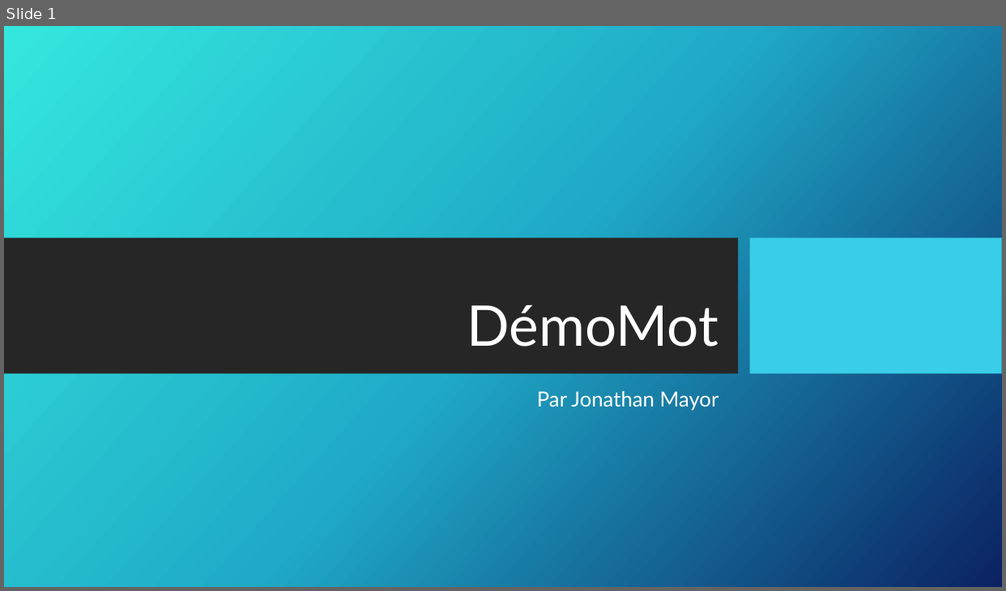
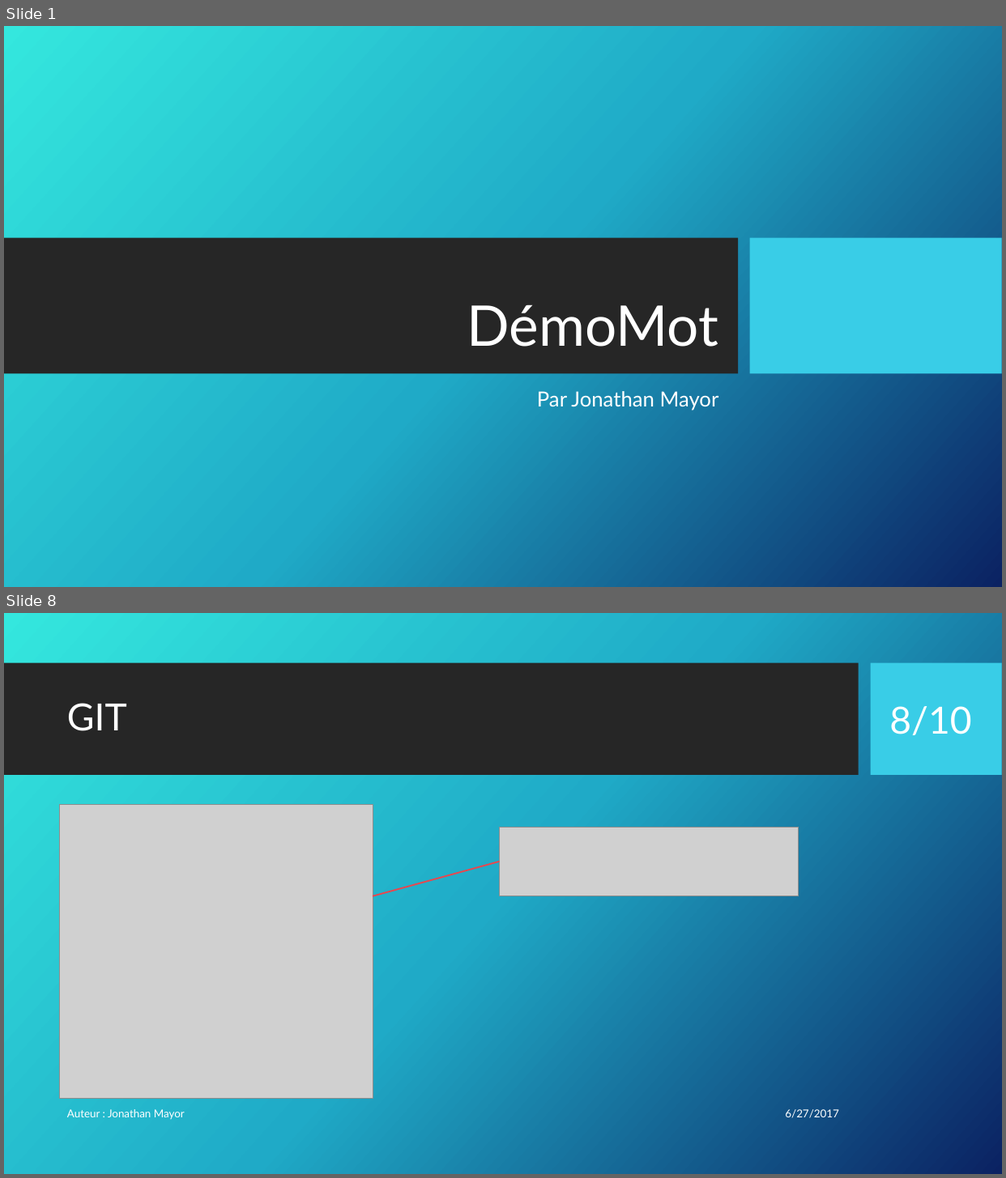
Before and after one commit to mayorjo/Demomot, a slide deck: PRESENTATION/DémoMot.pptx. Shown one above the other, each under a label of ours: slide 1 before the commit, slides 1 and 8 after it; the slides between them are not shown. The pictures are 1006x591 and 1006x1178 pixels, drawn with LibreOffice and Linux fonts; fonts in the diff are those of the drawing; grey boxes stand for pictures; background and template pictures are left out. Boxes give left, top, right and bottom in pixels: in the first picture for what was removed or moved away, otherwise in the second. Text is boxed around its words. In the diff, an @@ line names an element or a change of style, - is before the commit and + after.

```diff
--- a/PRESENTATION/DémoMot.pptx
+++ b/PRESENTATION/DémoMot.pptx
@@ slide 8 added at <box>4,613,1002,1174</box>, background picture (left out) @@
@@ rectangle added at <box>4,663,859,776</box>, fill #262626 @@
@@ rectangle added at <box>871,663,1002,776</box>, fill #39CDE7 @@
@@ title added at <box>67,703,127,731</box>, 36 pt, text #FFFFFF @@
+GIT
@@ text added at <box>889,706,971,735</box>, 36 pt, text #FFFFFF @@
+8/10
@@ picture added at <box>59,805,373,1100</box> @@
@@ picture added at <box>500,827,799,897</box> @@
@@ line added from (373, 897) to (500, 862), #E44951 1.5 pt @@
@@ text added at <box>67,1110,185,1120</box>, 10.5 pt, text #FFFFFF @@
+Auteur : Jonathan Mayor
@@ text added at <box>785,1110,838,1118</box>, 10.5 pt, text #FFFFFF @@
+6/27/2017
```
Also in this commit, not shown: 7 slides changed, 1 other slide added.
